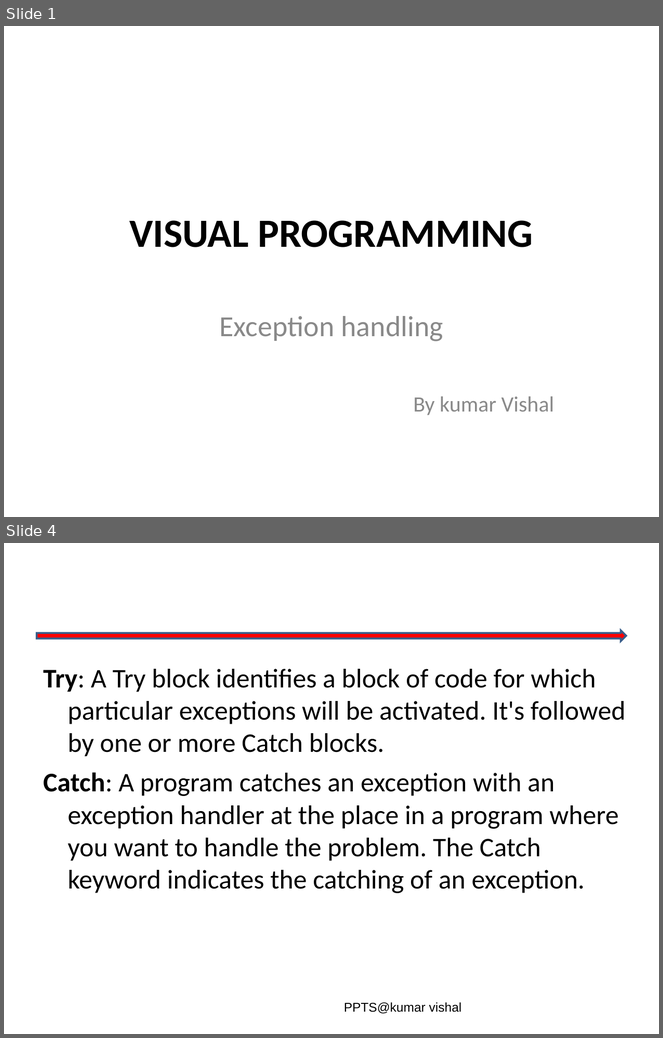
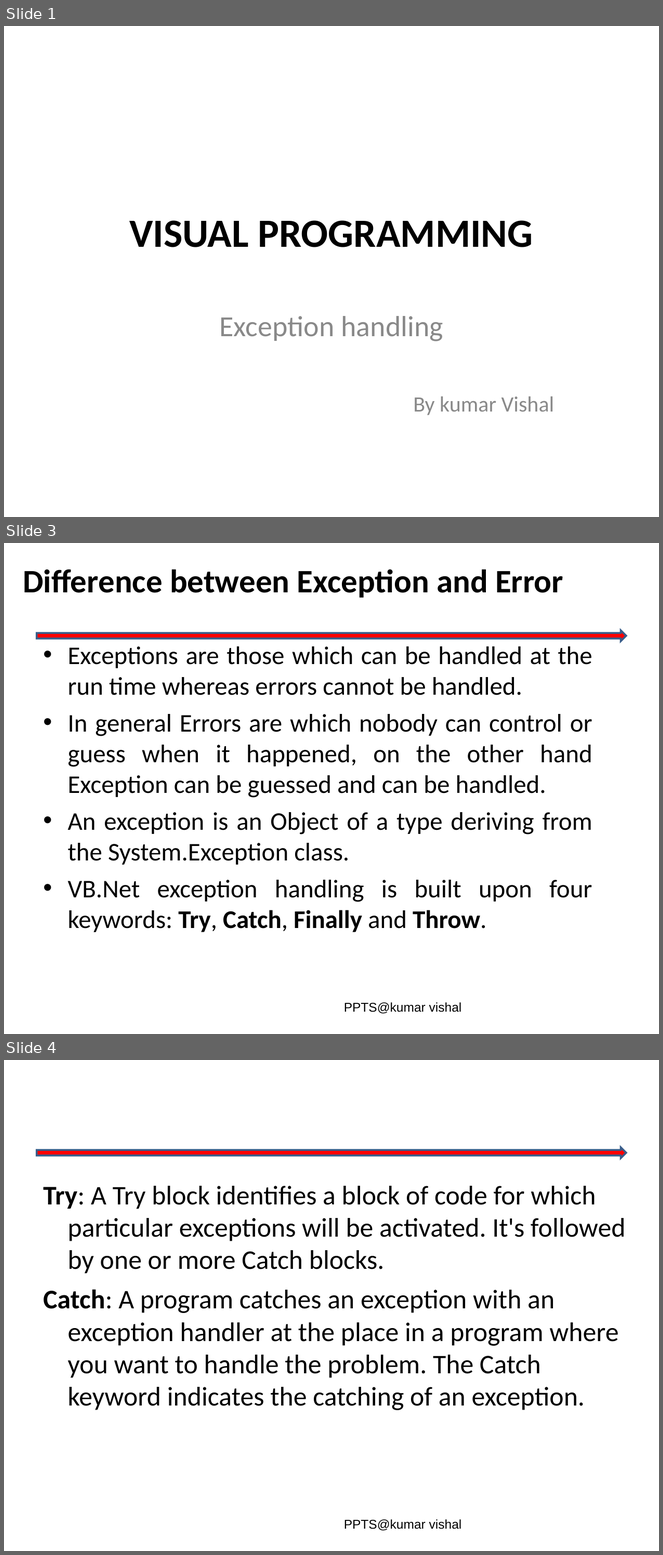
Before and after one commit to vishalamc/visualbasic, a slide deck: Exception handling.ppt. Shown one above the other, each under a label of ours: slides 1 and 4 before the commit, slides 1, 3 and 4 after it; the slides between them are not shown. The pictures are 663x1038 and 663x1555 pixels, drawn with LibreOffice and Linux fonts; fonts in the diff are those of the drawing; background and template pictures are left out. Boxes give left, top, right and bottom in pixels: in the first picture for what was removed or moved away, otherwise in the second. Text is boxed around its words. In the diff, an @@ line names an element or a change of style, - is before the commit and + after.

```diff
--- a/Exception handling.ppt
+++ b/Exception handling.ppt
@@ slide 3 added at bbox=[4, 543, 659, 1034], background #FFFFFF; not listed: 2 template elements that a slide beside it also shows @@
@@ title added at bbox=[23, 569, 564, 598], 36 pt, text #000000, bold @@
+Difference between Exception and Error
@@ text added at bbox=[68, 646, 593, 932], 28 pt, text #000000 @@
+• Exceptions are those which can be handled at the run time whereas errors cannot be handled.
+• In general Errors are which nobody can control or guess when it happened, on the other hand Exception can be guessed and can be handled.
+• An exception is an Object of a type deriving from the System.Exception class.
+• VB.Net exception handling is built upon four keywords: Try, Catch, Finally and Throw.
```
Also in this commit, not shown: 4 slides changed, 6 other slides added, 1 slide removed, 7 other files.
